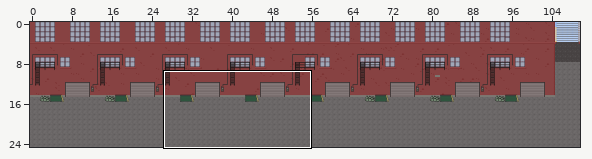
Level history. Tiled map: maps/ep1.tmx. The first picture is a wide view before the edit; the outline marks the close-up.
Close-up. Before:
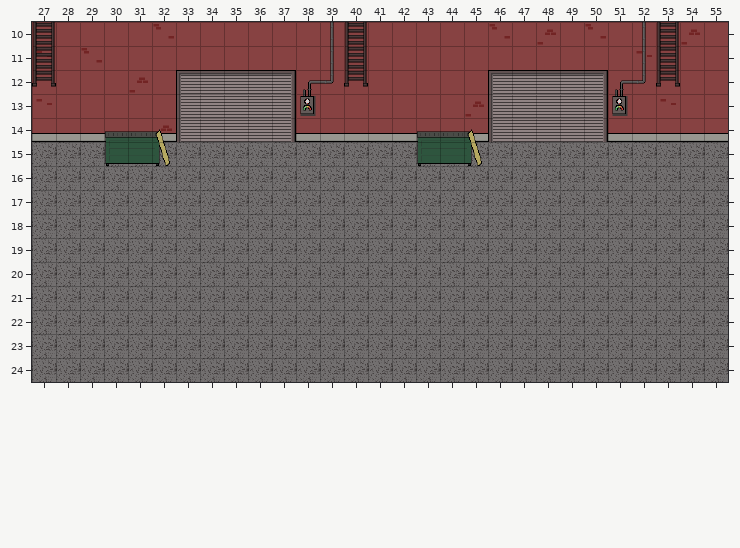
Cells are 32x32 px. Shown: x 27..55, y 10..24. The commit also changed other parts of the map, which this record leaves out.
After the commit:
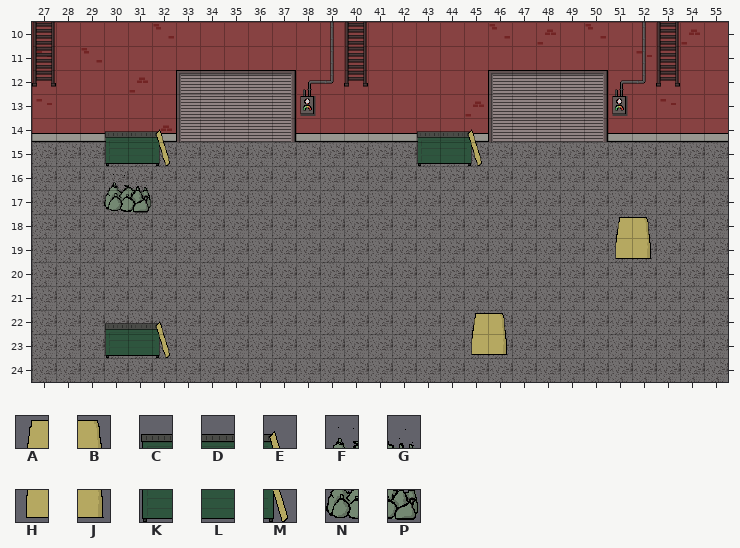
Key: from "Ground 2": A 5, B 6, C 9, D 10, E 11, F 12, G 13, H 14, J 15, K 18, L 19, M 20, N 21, P 22.
_ is an empty cell, . an unchanged one.
Edits made:
--- layer "Tile Layer 7"
@@ x 30..52 @@
-16 __.....................
-17 __.....................
-18 .....................__
-19 .....................__
+16 FG.....................
+17 NP.....................
+18 .....................AB
+19 .....................HJ
@@ x 30..46 @@
-22 ___............__
-23 ___............__
+22 CDE............AB
+23 KLM............HJ
